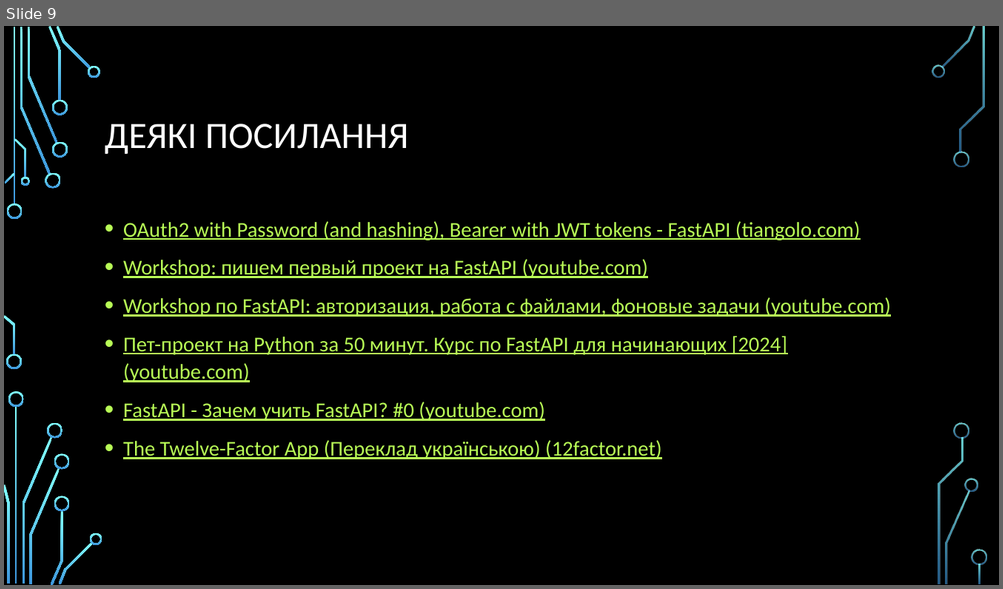
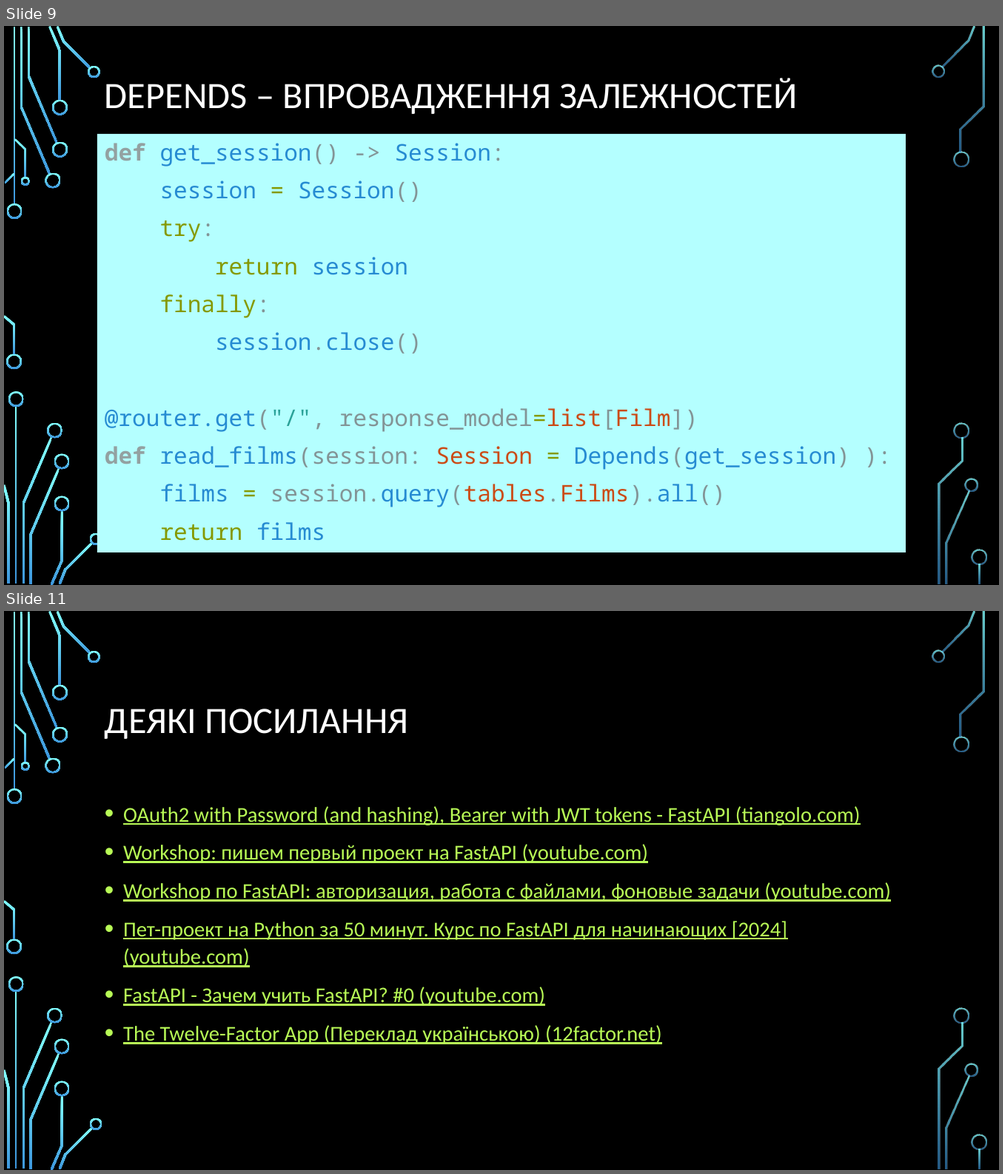
Before and after one commit to VasylKolomiiets/Lesson_11_fastAPI, a slide deck: FastAPI.pptx. Shown one above the other, each under a label of ours: slide 9 before the commit, slides 9 and 11 after it; the slides between them are not shown. The pictures are 1003x589 and 1003x1174 pixels, drawn with LibreOffice and Linux fonts; fonts in the diff are those of the drawing; background and template pictures are left out. Boxes give left, top, right and bottom in pixels: in the first picture for what was removed or moved away, otherwise in the second. Text is boxed around its words. In the diff, an @@ line names an element or a change of style, - is before the commit and + after.

```diff
--- a/FastAPI.pptx
+++ b/FastAPI.pptx
@@ slide 9 added at (4, 26, 999, 585), background picture (left out); not listed: 36 template elements that a slide beside it also shows @@
@@ title added at (105, 78, 797, 114), 36 pt, text #FFFFFF @@
+DEPENDS – ВПРОВАДЖЕННЯ ЗАЛЕЖНОСТЕЙ
@@ text added at (97, 134, 905, 554), fill #B4FFFF, 22.2 pt, text #268BD2 @@
+def get_session() -> Session:
+session = Session()
+try:
+return session
+finally:
+session.close()
+@router.get("/", response_model=list[Film])
+def read_films(session: Session = Depends(get_session) ):
+films = session.query(tables.Films).all()
+return films
@@ what was slide 9 is now slide 11 @@
```
Also in this commit, not shown: 1 other slide added, 3 other files.
